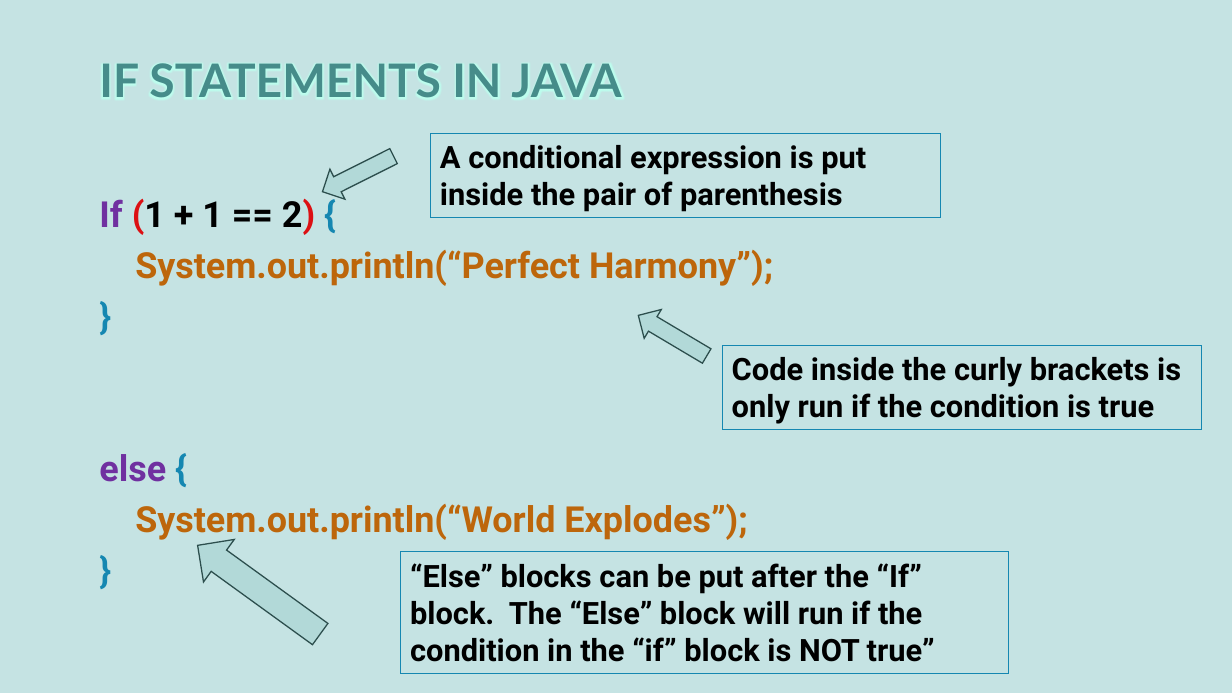
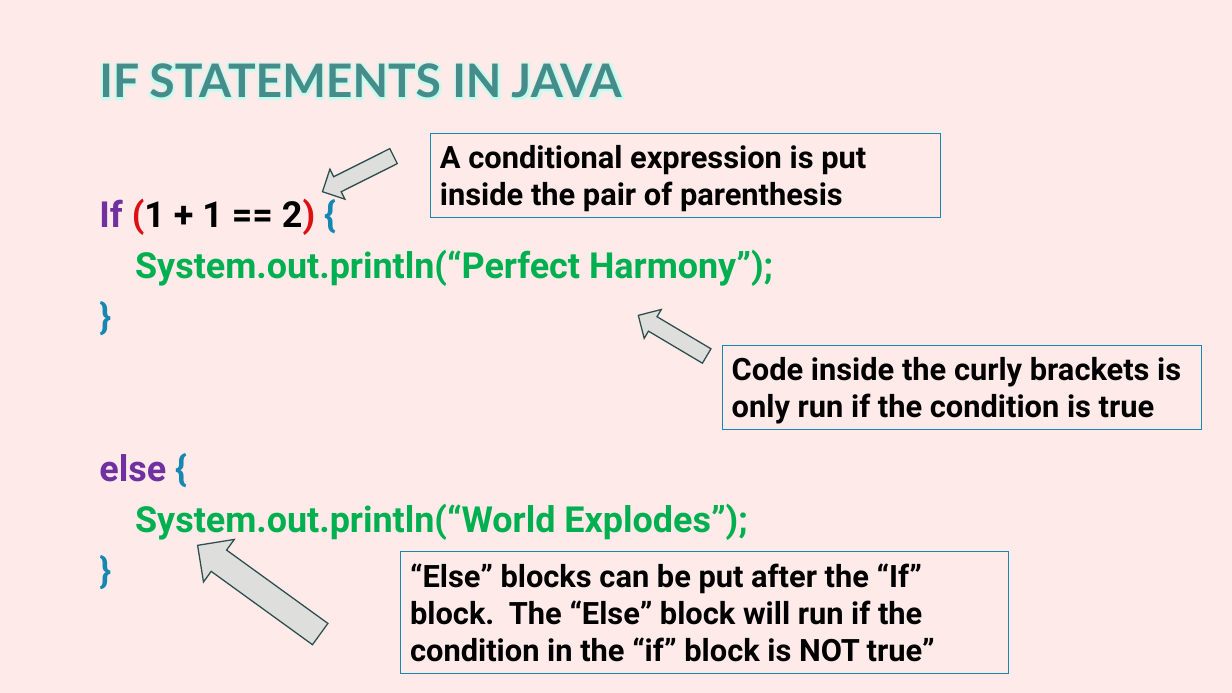
Before and after one commit to AlmightyHairball/RobotJavaClass2024, a slide deck: slide 12 of Presentation/Part-1.pptx. Drawn at 1232x693 pixels with LibreOffice and Linux fonts; fonts in the diff are those of the drawing; background and template pictures are left out. Boxes give left, top, right and bottom in pixels: in the first picture for what was removed or moved away, otherwise in the second. Text is boxed around its words. In the diff, an @@ line names an element or a change of style, - is before the commit and + after.

```diff
--- a/Presentation/Part-1.pptx
+++ b/Presentation/Part-1.pptx
@@ background #C5E3E3 to #FDEAE9 @@
@@ text at <box>135,250,773,541</box>: text colour #BD660B to #00B050 in "System.out.println(“Perfect Harmony”);", "System.out.println(“World Explodes”);" @@
```
Also in this commit, not shown: 7 other slides changed, 1 slide added, 1 slide removed, 1 other file.
